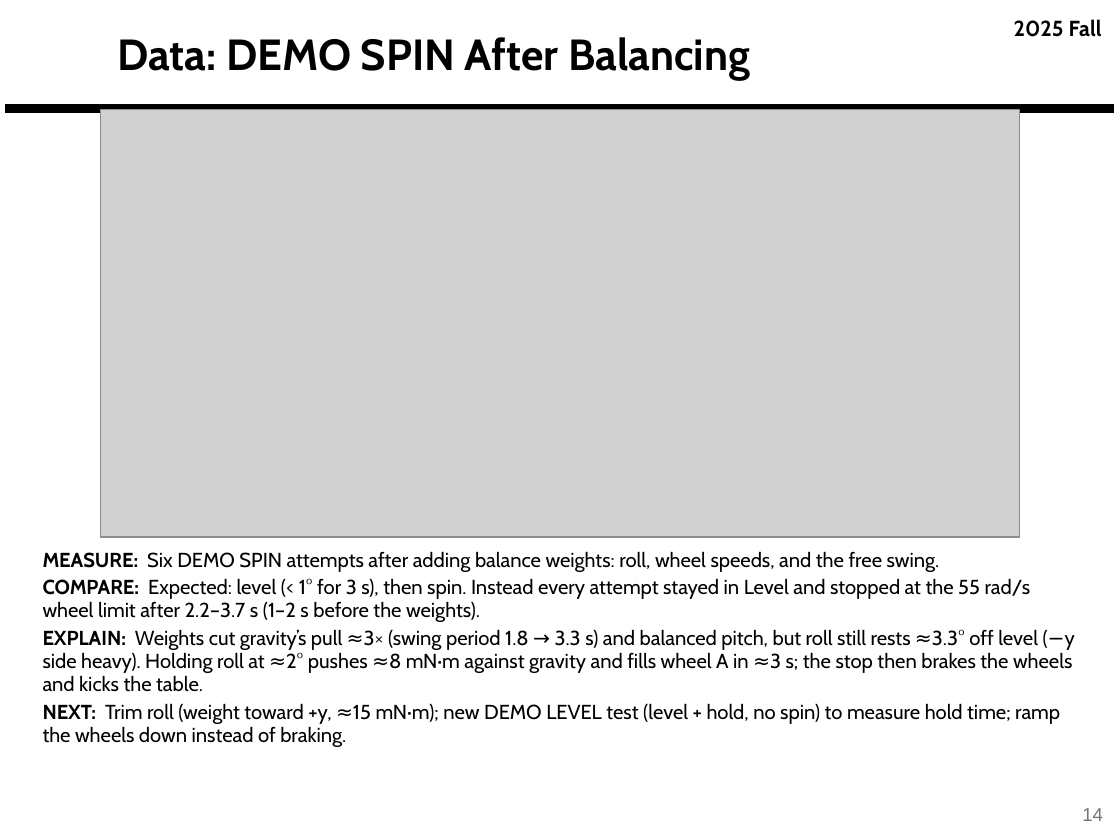
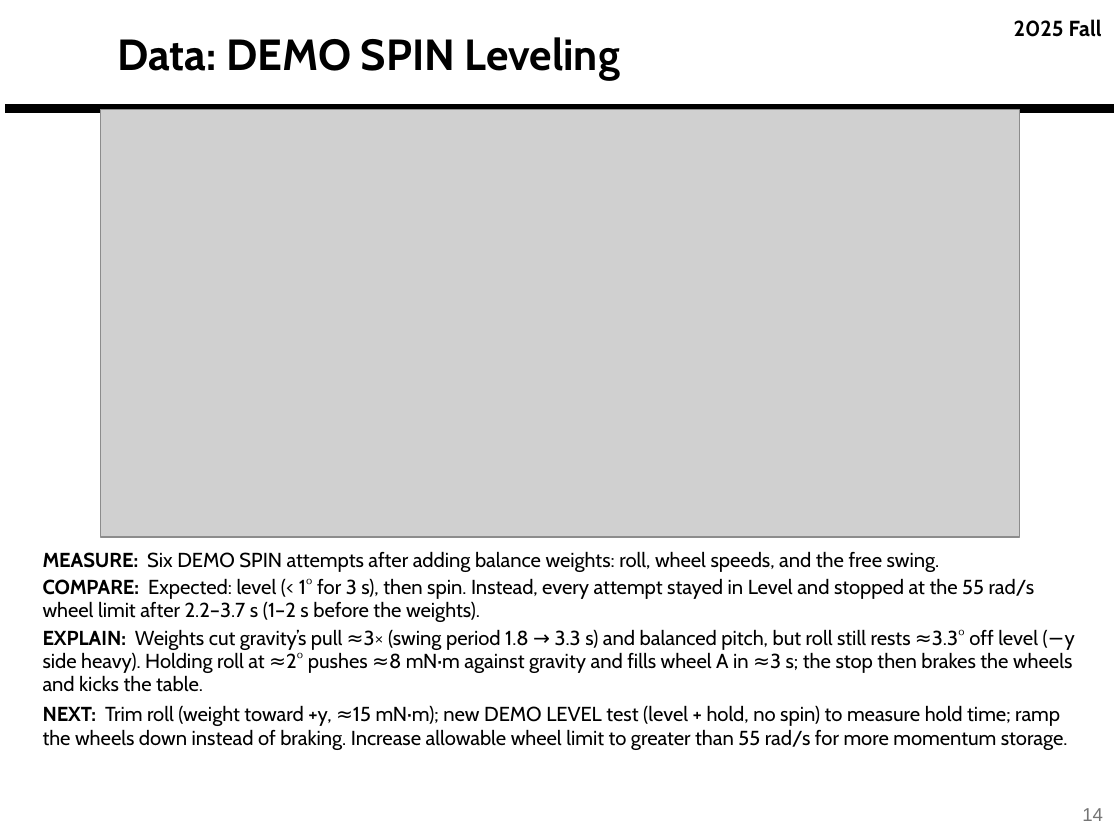
Before and after one commit to derek-weissinger-usafa/Astro-331-Lab-8, a slide deck: slide 14 of Reports/Astro 331 Lab 8_2_3 Body Problem_Prelim_Pres_FILLED.pptx. Drawn at 1120x840 pixels with LibreOffice and Linux fonts; fonts in the diff are those of the drawing; grey boxes stand for pictures; background and template pictures are left out. Boxes give left, top, right and bottom in pixels: in the first picture for what was removed or moved away, otherwise in the second. Text is boxed around its words. In the diff, an @@ line names an element or a change of style, - is before the commit and + after.

```diff
--- a/Reports/Astro 331 Lab 8_2_3 Body Problem_Prelim_Pres_FILLED.pptx
+++ b/Reports/Astro 331 Lab 8_2_3 Body Problem_Prelim_Pres_FILLED.pptx
@@ title at [117,37,620,80]: text changed @@
-Data: DEMO SPIN After Balancing
+Data: DEMO SPIN Leveling
@@ text at [43,578,1035,622]: text changed @@
-COMPARE: Expected: level (< 1° for 3 s), then spin. Instead every attempt stayed in Level and stopped at the 55 rad/s wheel limit after 2.2–3.7 s (1–2 s before the weights).
+COMPARE: Expected: level (< 1° for 3 s), then spin. Instead, every attempt stayed in Level and stopped at the 55 rad/s wheel limit after 2.2–3.7 s (1–2 s before the weights).
@@ text at [43,705,1068,750]: text changed @@
-NEXT: Trim roll (weight toward +y, ≈15 mN·m); new DEMO LEVEL test (level + hold, no spin) to measure hold time; ramp the wheels down instead of braking.
+NEXT: Trim roll (weight toward +y, ≈15 mN·m); new DEMO LEVEL test (level + hold, no spin) to measure hold time; ramp the wheels down instead of braking. Increase allowable wheel limit to greater than 55 rad/s for more momentum storage.
```
Also in this commit, not shown: 13 other slides changed, 2 slides added, 1 slide removed, 4 other files.
